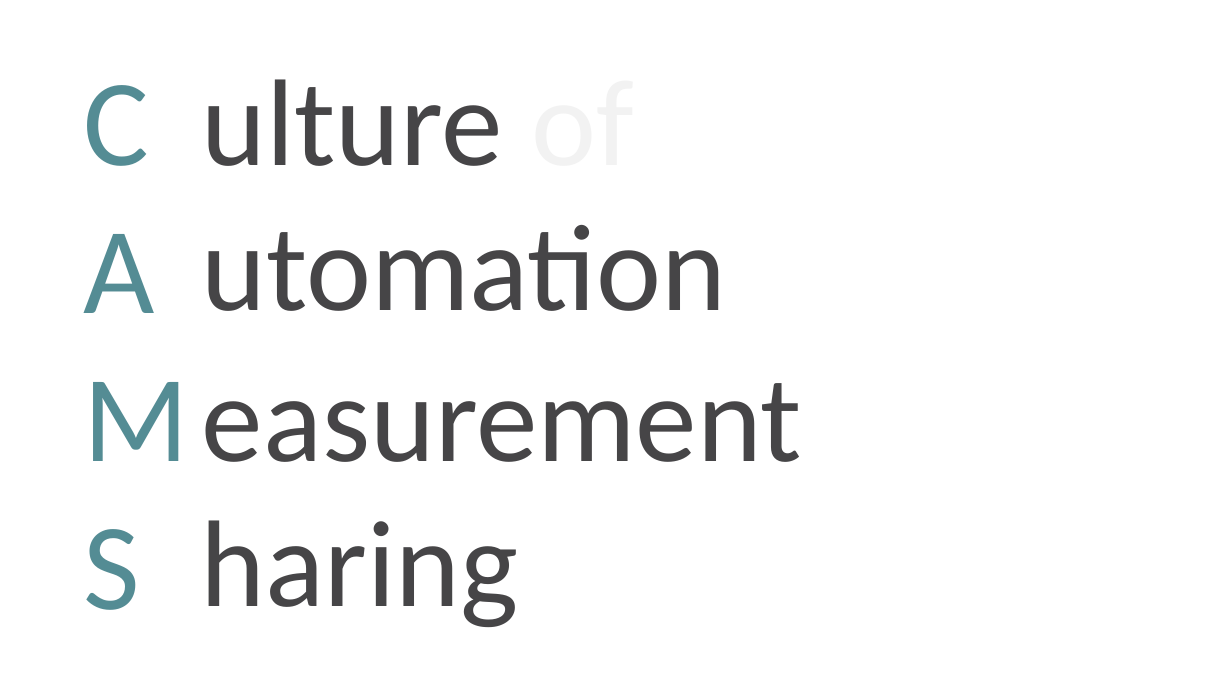
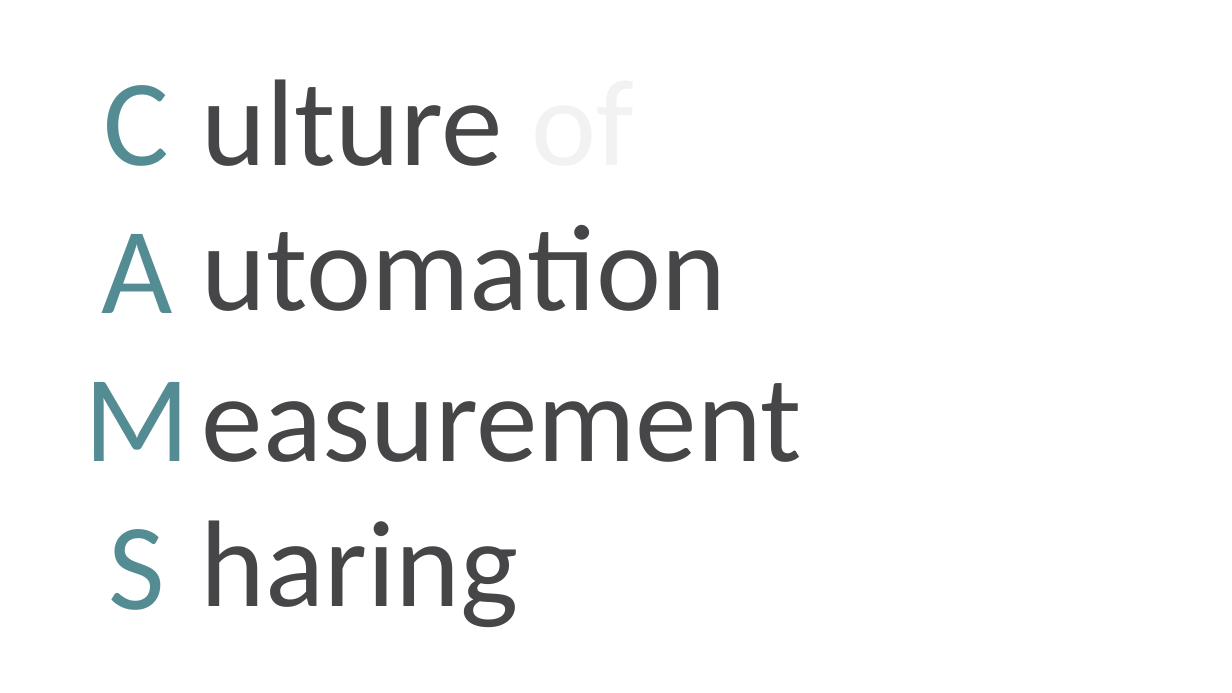
Before and after one commit to SneakyPeet/jsinsabot, a slide deck: slide 5 of jsinsa ChatopsV10.pptx. Drawn at 1232x693 pixels with LibreOffice and Linux fonts; fonts in the diff are those of the drawing. Boxes give left, top, right and bottom in pixels: in the first picture for what was removed or moved away, otherwise in the second. Text is boxed around its words. In the diff, an @@ line names an element or a change of style, - is before the commit and + after.

```diff
--- a/jsinsa ChatopsV10.pptx
+++ b/jsinsa ChatopsV10.pptx
@@ text "C" at (84, 85, 189, 610): alignment left to centre @@
```
Also in this commit, not shown: 1 other slide changed, 1 slide added, 2 slides removed.
